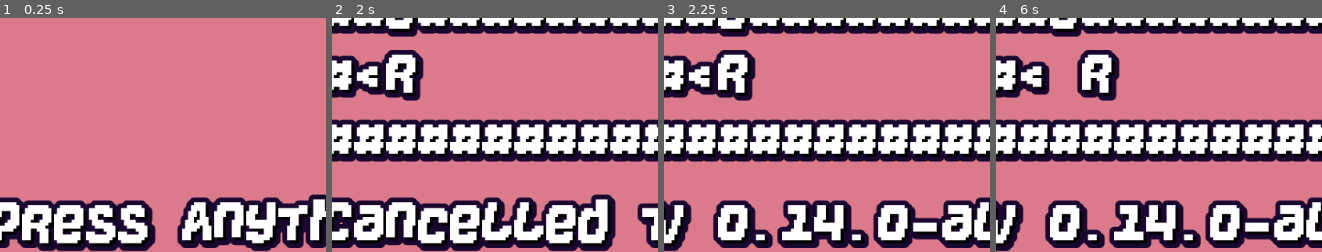
Above: before the commit, frames 1-4 (left to right).
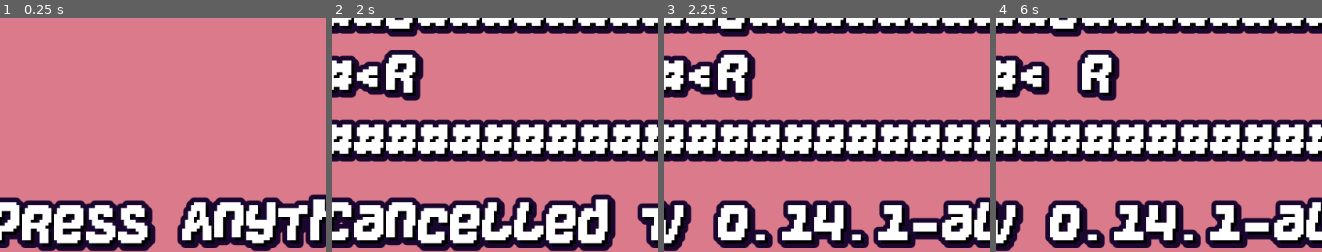
Above: after the commit, the same moments.

Repository: KaizNike/Defeating-User-Built-Dungeon
Game: Godot game, scene res://Main.tscn
The game is run twice, just before and just after one commit, with the same random seed, the same clock (stepped at 60 frames per second) and the same inputs.
Inputs (mouse positions are % of the whole screen's width and height, from its top left):
- Up to frame 1 (0.25 s): no input
- Up to frame 2 (2 s): tap Enter at 0.5 s; move the mouse to (88, 45) at 0.52 s; hold Keypad 6 (fire_right) 0.53-1.28 s; hold X (fire) 0.53-1.28 s; tap R (reset) at 1.25 s; move the mouse to (37, 55) at 1.27 s; hold Keypad 2 (fire_down) from 1.28 s (still down); tap Z (use_scroll) at 1.35 s
- Up to frame 3 (2.25 s): tap R (reset) at 2 s; move the mouse to (74, 28) at 2.02 s; release Keypad 2 (fire_down) at 2.03 s; hold Keypad 6 (fire_right) from 2.03 s (still down); hold V (version_display) from 2.03 s (still down)
- Up to frame 4 (6 s): tap R (reset) at 2.75, 3.5, 4.25 s; move the mouse to (55, 70) at 2.77 s; release Keypad 6 (fire_right) at 2.78 s; release V (version_display) at 2.78 s; hold Keypad 8 (fire_up) 2.78-3.53 s; tap . (wait) at 2.85 s; move the mouse to (98, 65) at 3.52 s; hold Keypad 4 (fire_left) 3.53-5.03 s; tap Shift at 3.6 s; move the mouse to (25, 35) at 4.27 s; tap X (fire) at 4.35 s; move the mouse to (67, 50) at 5.02 s; hold Keypad 2 (fire_down) 5.03-5.78 s; hold Z (use_scroll) 5.03-5.78 s; move the mouse to (43, 25) at 5.77 s; hold Keypad 6 (fire_right) from 5.78 s (still down); tap V (version_display) at 5.85 s
The pictures show only the part of the screen within x 2-52%, y 50-100%; the shares and areas given below are measured in that part.

Frames 1-2 are identical in both runs. In frame 3, 1.4% of the frame differs, in the area x 64-78%, y 77-99%; in frame 4, 1.4%.

Commit message:
v 0.14.1 - Fix Inputs for HTML
- L added to open Level Editor

Diff:
--- a/Defeating User Built Dungeon/Main.gd
+++ b/Defeating User Built Dungeon/Main.gd
@@ -2,8 +2,8 @@
 extends Node
 
 # Major, Minor, Patch
-var version = [0, 14, 0, "-alpha"]
-# Controls List (?)
+var version = [0, 14, 1, "-alpha"]
+# Controls List (?) - Fix Inputs for HTML
 
 # Future ideas - Friendly or neutral mobs, ghosts (spawn in reused rooms where player died), Pets
 
@@ -185,6 +185,7 @@
 #	Everything that causes input to be ignored
 	if event is InputEventMouseMotion or (waiting and waitingOn == "Quit"):
 		return
+	print(event.as_text())
 #	print(escaping)
 	if event.is_action_pressed("escape"):
 		if waiting and waitingOn == "Inventory" or waitingOn == "Help":
@@ -985,7 +986,7 @@
 			text += "Items:\nOpen Inventory: I\nHeal: + 'Plus'\nScroll: Z\nFire: X + Keypad"
 			altText += "Page 2/4, Page down for more"
 		3:
-			text += "Level editing:\nEnter level editor: ~ 'Tilde'\nSave level: Ctrl + S\nPaste Level: Ctrl + V"
+			text += "Level editing:\nEnter level editor: L or ~ 'Tilde'\nSave level: Ctrl + S\nPaste Level: Ctrl + V"
 			altText += "Page 3/4, Page down for more"
 		4:
 			text += "System:\nQuit: Esc\nReset Level: R\nRestart Game: Shift + R\nDark Mode: Shift + D\nVersion Display: V"
--- a/Defeating User Built Dungeon/project.godot
+++ b/Defeating User Built Dungeon/project.godot
@@ -22,119 +22,120 @@
 
 move_up={
 "deadzone": 0.5,
-"events": [ Object(InputEventKey,"resource_local_to_scene":false,"resource_name":"","device":0,"alt":false,"shift":false,"control":false,"meta":false,"command":false,"pressed":false,"scancode":16777232,"unicode":0,"echo":false,"script":null)
-, Object(InputEventKey,"resource_local_to_scene":false,"resource_name":"","device":0,"alt":false,"shift":false,"control":false,"meta":false,"command":false,"pressed":false,"scancode":87,"unicode":0,"echo":false,"script":null)
+"events": [ Object(InputEventKey,"resource_local_to_scene":false,"resource_name":"","device":0,"alt":false,"shift":false,"control":false,"meta":false,"command":false,"pressed":false,"scancode":16777232,"physical_scancode":0,"unicode":0,"echo":false,"script":null)
+, Object(InputEventKey,"resource_local_to_scene":false,"resource_name":"","device":0,"alt":false,"shift":false,"control":false,"meta":false,"command":false,"pressed":false,"scancode":87,"physical_scancode":0,"unicode":0,"echo":false,"script":null)
  ]
 }
 move_down={
 "deadzone": 0.5,
-"events": [ Object(InputEventKey,"resource_local_to_scene":false,"resource_name":"","device":0,"alt":false,"shift":false,"control":false,"meta":false,"command":false,"pressed":false,"scancode":16777234,"unicode":0,"echo":false,"script":null)
-, Object(InputEventKey,"resource_local_to_scene":false,"resource_name":"","device":0,"alt":false,"shift":false,"control":false,"meta":false,"command":false,"pressed":false,"scancode":83,"unicode":0,"echo":false,"script":null)
+"events": [ Object(InputEventKey,"resource_local_to_scene":false,"resource_name":"","device":0,"alt":false,"shift":false,"control":false,"meta":false,"command":false,"pressed":false,"scancode":16777234,"physical_scancode":0,"unicode":0,"echo":false,"script":null)
+, Object(InputEventKey,"resource_local_to_scene":false,"resource_name":"","device":0,"alt":false,"shift":false,"control":false,"meta":false,"command":false,"pressed":false,"scancode":83,"physical_scancode":0,"unicode":0,"echo":false,"script":null)
  ]
 }
 move_left={
 "deadzone": 0.5,
-"events": [ Object(InputEventKey,"resource_local_to_scene":false,"resource_name":"","device":0,"alt":false,"shift":false,"control":false,"meta":false,"command":false,"pressed":false,"scancode":16777231,"unicode":0,"echo":false,"script":null)
-, Object(InputEventKey,"resource_local_to_scene":false,"resource_name":"","device":0,"alt":false,"shift":false,"control":false,"meta":false,"command":false,"pressed":false,"scancode":65,"unicode":0,"echo":false,"script":null)
+"events": [ Object(InputEventKey,"resource_local_to_scene":false,"resource_name":"","device":0,"alt":false,"shift":false,"control":false,"meta":false,"command":false,"pressed":false,"scancode":16777231,"physical_scancode":0,"unicode":0,"echo":false,"script":null)
+, Object(InputEventKey,"resource_local_to_scene":false,"resource_name":"","device":0,"alt":false,"shift":false,"control":false,"meta":false,"command":false,"pressed":false,"scancode":65,"physical_scancode":0,"unicode":0,"echo":false,"script":null)
  ]
 }
 move_right={
 "deadzone": 0.5,
-"events": [ Object(InputEventKey,"resource_local_to_scene":false,"resource_name":"","device":0,"alt":false,"shift":false,"control":false,"meta":false,"command":false,"pressed":false,"scancode":16777233,"unicode":0,"echo":false,"script":null)
-, Object(InputEventKey,"resource_local_to_scene":false,"resource_name":"","device":0,"alt":false,"shift":false,"control":false,"meta":false,"command":false,"pressed":false,"scancode":68,"unicode":0,"echo":false,"script":null)
+"events": [ Object(InputEventKey,"resource_local_to_scene":false,"resource_name":"","device":0,"alt":false,"shift":false,"control":false,"meta":false,"command":false,"pressed":false,"scancode":16777233,"physical_scancode":0,"unicode":0,"echo":false,"script":null)
+, Object(InputEventKey,"resource_local_to_scene":false,"resource_name":"","device":0,"alt":false,"shift":false,"control":false,"meta":false,"command":false,"pressed":false,"scancode":68,"physical_scancode":0,"unicode":0,"echo":false,"script":null)
  ]
 }
 wait={
 "deadzone": 0.5,
-"events": [ Object(InputEventKey,"resource_local_to_scene":false,"resource_name":"","device":0,"alt":false,"shift":false,"control":false,"meta":false,"command":false,"pressed":false,"scancode":46,"unicode":0,"echo":false,"script":null)
+"events": [ Object(InputEventKey,"resource_local_to_scene":false,"resource_name":"","device":0,"alt":false,"shift":false,"control":false,"meta":false,"command":false,"pressed":false,"scancode":46,"physical_scancode":0,"unicode":0,"echo":false,"script":null)
  ]
 }
 version_display={
 "deadzone": 0.5,
-"events": [ Object(InputEventKey,"resource_local_to_scene":false,"resource_name":"","device":0,"alt":false,"shift":false,"control":false,"meta":false,"command":false,"pressed":false,"scancode":86,"unicode":0,"echo":false,"script":null)
+"events": [ Object(InputEventKey,"resource_local_to_scene":false,"resource_name":"","device":0,"alt":false,"shift":false,"control":false,"meta":false,"command":false,"pressed":false,"scancode":86,"physical_scancode":0,"unicode":0,"echo":false,"script":null)
  ]
 }
 heal={
 "deadzone": 0.5,
-"events": [ Object(InputEventKey,"resource_local_to_scene":false,"resource_name":"","device":0,"alt":false,"shift":false,"control":false,"meta":false,"command":false,"pressed":false,"scancode":16777349,"unicode":0,"echo":false,"script":null)
-, Object(InputEventKey,"resource_local_to_scene":false,"resource_name":"","device":0,"alt":false,"shift":true,"control":false,"meta":false,"command":false,"pressed":false,"scancode":61,"unicode":0,"echo":false,"script":null)
+"events": [ Object(InputEventKey,"resource_local_to_scene":false,"resource_name":"","device":0,"alt":false,"shift":false,"control":false,"meta":false,"command":false,"pressed":false,"scancode":16777349,"physical_scancode":0,"unicode":0,"echo":false,"script":null)
+, Object(InputEventKey,"resource_local_to_scene":false,"resource_name":"","device":0,"alt":false,"shift":true,"control":false,"meta":false,"command":false,"pressed":false,"scancode":61,"physical_scancode":0,"unicode":0,"echo":false,"script":null)
  ]
 }
 use_scroll={
 "deadzone": 0.5,
-"events": [ Object(InputEventKey,"resource_local_to_scene":false,"resource_name":"","device":0,"alt":false,"shift":false,"control":false,"meta":false,"command":false,"pressed":false,"scancode":90,"unicode":0,"echo":false,"script":null)
-, Object(InputEventKey,"resource_local_to_scene":false,"resource_name":"","device":0,"alt":false,"shift":true,"control":false,"meta":false,"command":false,"pressed":false,"scancode":90,"unicode":0,"echo":false,"script":null)
+"events": [ Object(InputEventKey,"resource_local_to_scene":false,"resource_name":"","device":0,"alt":false,"shift":false,"control":false,"meta":false,"command":false,"pressed":false,"scancode":90,"physical_scancode":0,"unicode":0,"echo":false,"script":null)
+, Object(InputEventKey,"resource_local_to_scene":false,"resource_name":"","device":0,"alt":false,"shift":true,"control":false,"meta":false,"command":false,"pressed":false,"scancode":90,"physical_scancode":0,"unicode":0,"echo":false,"script":null)
  ]
 }
 reset={
 "deadzone": 0.5,
-"events": [ Object(InputEventKey,"resource_local_to_scene":false,"resource_name":"","device":0,"alt":false,"shift":false,"control":false,"meta":false,"command":false,"pressed":false,"scancode":82,"unicode":0,"echo":false,"script":null)
+"events": [ Object(InputEventKey,"resource_local_to_scene":false,"resource_name":"","device":0,"alt":false,"shift":false,"control":false,"meta":false,"command":false,"pressed":false,"scancode":82,"physical_scancode":0,"unicode":0,"echo":false,"script":null)
  ]
 }
 restart={
 "deadzone": 0.5,
-"events": [ Object(InputEventKey,"resource_local_to_scene":false,"resource_name":"","device":0,"alt":false,"shift":true,"control":false,"meta":false,"command":false,"pressed":false,"scancode":82,"unicode":0,"echo":false,"script":null)
+"events": [ Object(InputEventKey,"resource_local_to_scene":false,"resource_name":"","device":0,"alt":false,"shift":true,"control":false,"meta":false,"command":false,"pressed":false,"scancode":82,"physical_scancode":0,"unicode":0,"echo":false,"script":null)
  ]
 }
 dark_mode={
 "deadzone": 0.5,
-"events": [ Object(InputEventKey,"resource_local_to_scene":false,"resource_name":"","device":0,"alt":false,"shift":true,"control":false,"meta":false,"command":false,"pressed":false,"scancode":68,"unicode":0,"echo":false,"script":null)
+"events": [ Object(InputEventKey,"resource_local_to_scene":false,"resource_name":"","device":0,"alt":false,"shift":true,"control":false,"meta":false,"command":false,"pressed":false,"scancode":68,"physical_scancode":0,"unicode":0,"echo":false,"script":null)
  ]
 }
 inventory={
 "deadzone": 0.5,
-"events": [ Object(InputEventKey,"resource_local_to_scene":false,"resource_name":"","device":0,"alt":false,"shift":false,"control":false,"meta":false,"command":false,"pressed":false,"scancode":73,"unicode":0,"echo":false,"script":null)
+"events": [ Object(InputEventKey,"resource_local_to_scene":false,"resource_name":"","device":0,"alt":false,"shift":false,"control":false,"meta":false,"command":false,"pressed":false,"scancode":73,"physical_scancode":0,"unicode":0,"echo":false,"script":null)
  ]
 }
 paste={
 "deadzone": 0.5,
-"events": [ Object(InputEventKey,"resource_local_to_scene":false,"resource_name":"","device":0,"alt":false,"shift":false,"control":true,"meta":false,"command":true,"pressed":false,"scancode":86,"unicode":0,"echo":false,"script":null)
+"events": [ Object(InputEventKey,"resource_local_to_scene":false,"resource_name":"","device":0,"alt":false,"shift":false,"control":true,"meta":false,"command":true,"pressed":false,"scancode":86,"physical_scancode":0,"unicode":0,"echo":false,"script":null)
  ]
 }
 escape={
 "deadzone": 0.5,
-"events": [ Object(InputEventKey,"resource_local_to_scene":false,"resource_name":"","device":0,"alt":false,"shift":false,"control":false,"meta":false,"command":false,"pressed":false,"scancode":16777217,"unicode":0,"echo":false,"script":null)
+"events": [ Object(InputEventKey,"resource_local_to_scene":false,"resource_name":"","device":0,"alt":false,"shift":false,"control":false,"meta":false,"command":false,"pressed":false,"scancode":16777217,"physical_scancode":0,"unicode":0,"echo":false,"script":null)
  ]
 }
 fire={
 "deadzone": 0.5,
-"events": [ Object(InputEventKey,"resource_local_to_scene":false,"resource_name":"","device":0,"alt":false,"shift":false,"control":false,"meta":false,"command":false,"pressed":false,"scancode":88,"unicode":0,"echo":false,"script":null)
+"events": [ Object(InputEventKey,"resource_local_to_scene":false,"resource_name":"","device":0,"alt":false,"shift":false,"control":false,"meta":false,"command":false,"pressed":false,"scancode":88,"physical_scancode":0,"unicode":0,"echo":false,"script":null)
  ]
 }
 fire_up={
 "deadzone": 0.5,
-"events": [ Object(InputEventKey,"resource_local_to_scene":false,"resource_name":"","device":0,"alt":false,"shift":false,"control":false,"meta":false,"command":false,"pressed":false,"scancode":16777358,"unicode":0,"echo":false,"script":null)
+"events": [ Object(InputEventKey,"resource_local_to_scene":false,"resource_name":"","device":0,"alt":false,"shift":false,"control":false,"meta":false,"command":false,"pressed":false,"scancode":16777358,"physical_scancode":0,"unicode":0,"echo":false,"script":null)
  ]
 }
 fire_right={
 "deadzone": 0.5,
-"events": [ Object(InputEventKey,"resource_local_to_scene":false,"resource_name":"","device":0,"alt":false,"shift":false,"control":false,"meta":false,"command":false,"pressed":false,"scancode":16777356,"unicode":0,"echo":false,"script":null)
+"events": [ Object(InputEventKey,"resource_local_to_scene":false,"resource_name":"","device":0,"alt":false,"shift":false,"control":false,"meta":false,"command":false,"pressed":false,"scancode":16777356,"physical_scancode":0,"unicode":0,"echo":false,"script":null)
  ]
 }
 fire_left={
 "deadzone": 0.5,
-"events": [ Object(InputEventKey,"resource_local_to_scene":false,"resource_name":"","device":0,"alt":false,"shift":false,"control":false,"meta":false,"command":false,"pressed":false,"scancode":16777354,"unicode":0,"echo":false,"script":null)
+"events": [ Object(InputEventKey,"resource_local_to_scene":false,"resource_name":"","device":0,"alt":false,"shift":false,"control":false,"meta":false,"command":false,"pressed":false,"scancode":16777354,"physical_scancode":0,"unicode":0,"echo":false,"script":null)
  ]
 }
 fire_down={
 "deadzone": 0.5,
-"events": [ Object(InputEventKey,"resource_local_to_scene":false,"resource_name":"","device":0,"alt":false,"shift":false,"control":false,"meta":false,"command":false,"pressed":false,"scancode":16777352,"unicode":0,"echo":false,"script":null)
+"events": [ Object(InputEventKey,"resource_local_to_scene":false,"resource_name":"","device":0,"alt":false,"shift":false,"control":false,"meta":false,"command":false,"pressed":false,"scancode":16777352,"physical_scancode":0,"unicode":0,"echo":false,"script":null)
  ]
 }
 enter_level_editor={
 "deadzone": 0.5,
-"events": [ Object(InputEventKey,"resource_local_to_scene":false,"resource_name":"","device":0,"alt":false,"shift":true,"control":false,"meta":false,"command":false,"pressed":false,"scancode":96,"unicode":0,"echo":false,"script":null)
+"events": [ Object(InputEventKey,"resource_local_to_scene":false,"resource_name":"","device":0,"alt":false,"shift":true,"control":false,"meta":false,"command":false,"pressed":false,"scancode":96,"physical_scancode":0,"unicode":0,"echo":false,"script":null)
+, Object(InputEventKey,"resource_local_to_scene":false,"resource_name":"","device":0,"alt":false,"shift":false,"control":false,"meta":false,"command":false,"pressed":false,"scancode":76,"physical_scancode":0,"unicode":0,"echo":false,"script":null)
  ]
 }
 save_level={
 "deadzone": 0.5,
-"events": [ Object(InputEventKey,"resource_local_to_scene":false,"resource_name":"","device":0,"alt":false,"shift":false,"control":true,"meta":false,"command":true,"pressed":false,"scancode":83,"unicode":0,"echo":false,"script":null)
+"events": [ Object(InputEventKey,"resource_local_to_scene":false,"resource_name":"","device":0,"alt":false,"shift":false,"control":true,"meta":false,"command":true,"pressed":false,"scancode":83,"physical_scancode":0,"unicode":0,"echo":false,"script":null)
  ]
 }
 help={
 "deadzone": 0.5,
-"events": [ Object(InputEventKey,"resource_local_to_scene":false,"resource_name":"","device":0,"alt":false,"shift":true,"control":false,"meta":false,"command":false,"pressed":false,"scancode":47,"unicode":0,"echo":false,"script":null)
-, Object(InputEventKey,"resource_local_to_scene":false,"resource_name":"","device":0,"alt":false,"shift":false,"control":false,"meta":false,"command":false,"pressed":false,"scancode":16777244,"unicode":0,"echo":false,"script":null)
+"events": [ Object(InputEventKey,"resource_local_to_scene":false,"resource_name":"","device":0,"alt":false,"shift":true,"control":false,"meta":false,"command":false,"pressed":false,"scancode":47,"physical_scancode":0,"unicode":0,"echo":false,"script":null)
+, Object(InputEventKey,"resource_local_to_scene":false,"resource_name":"","device":0,"alt":false,"shift":false,"control":false,"meta":false,"command":false,"pressed":false,"scancode":16777244,"physical_scancode":0,"unicode":0,"echo":false,"script":null)
  ]
 }
 
Not shown: 2 places in Defeating User Built Dungeon/Main.tscn that only renumber resources
